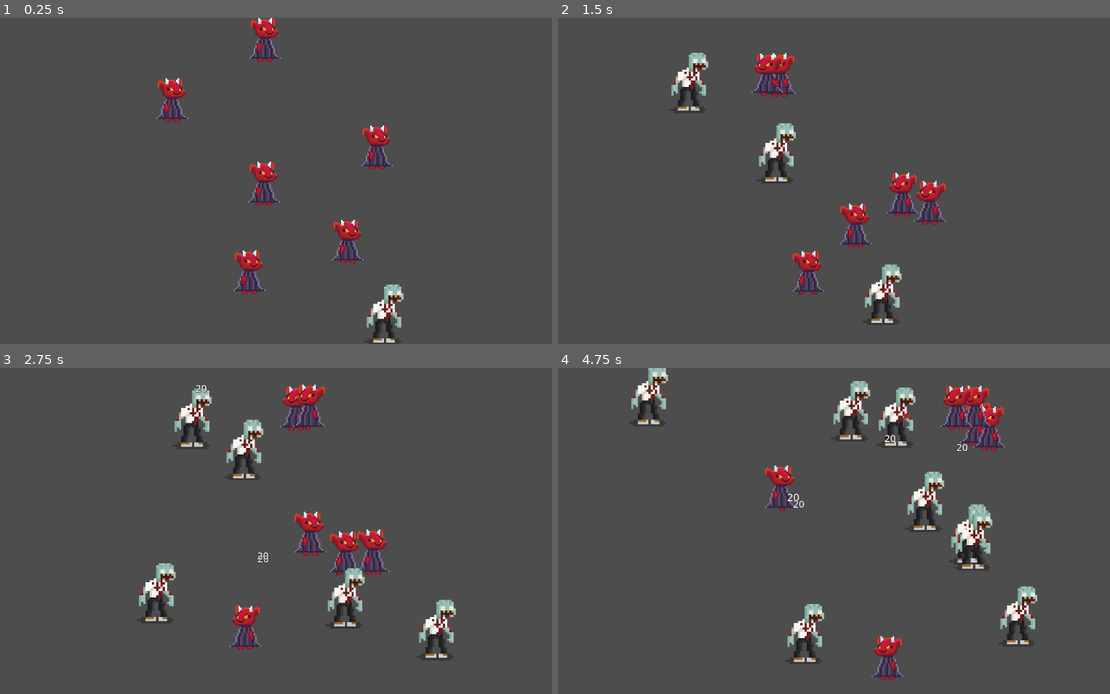
Above: before the commit, frames 1-4 (two rows, left to right).
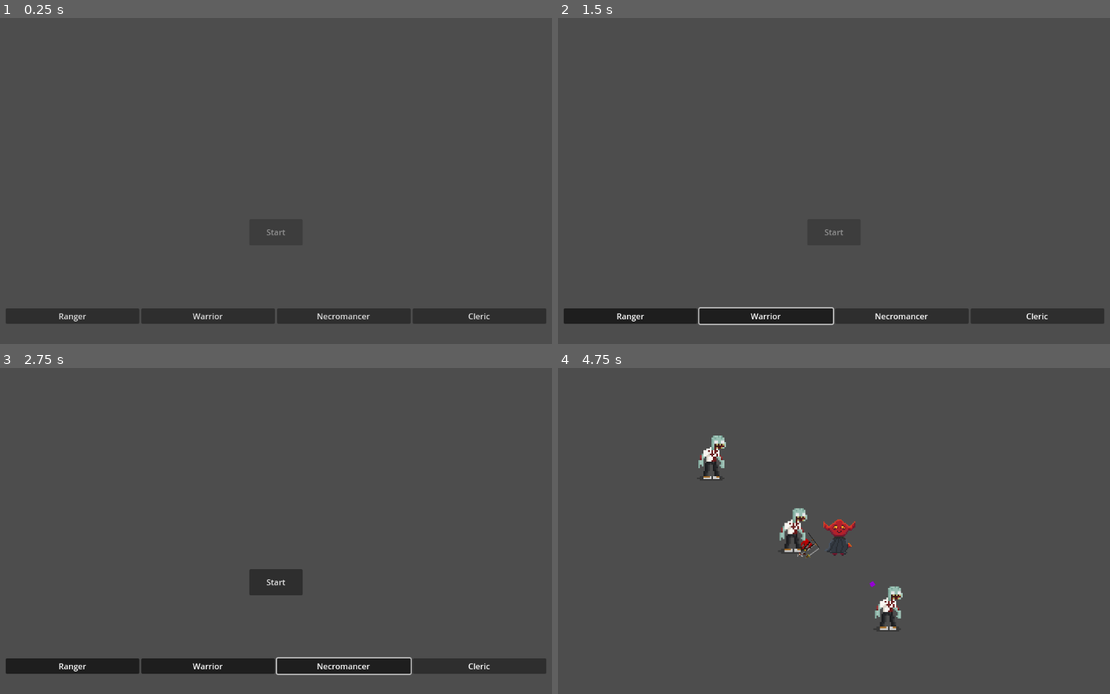
Above: after the commit, the same moments.

Repository: AlexYud/team-roguelike
Game: Godot game, scene res://Scenes/lobby.tscn
Same seed, same stepped clock (60 frames per second), same inputs: the game is played once before the commit and once after it. Before the commit the project starts from res://main.tscn.
Inputs (mouse positions are in pixels of both pictures, inside the frame that each line leads up to):
- Up to frame 1 (0.25 s): no input
- Up to frame 2 (1.5 s): click (629, 314) at 0.5 s, where only the run after the commit has a clickable "Ranger"; click (767, 314) at 1.25 s, where only the run after the commit has a clickable "Warrior"
- Up to frame 3 (2.75 s): click (342, 664) at 2 s, where only the run after the commit has a clickable "Necromancer"
- Up to frame 4 (4.75 s): click (1038, 664) at 2.75 s, where only the run after the commit has a clickable "Cleric"; click (834, 583) at 3.5 s, where only the run after the commit has a clickable "Start"

The runs differ from the first frame. In frame 1, 7.4% of the frame differs, in the area x 1-99%, y 0-100%; in frame 2, 8.8%; in frame 3, 11%, in the area x 1-99%, y 5-95%; in frame 4, 8.5%.

Commit message:
add lobby scene

Diff:
--- /dev/null
+++ b/team-roguelike/Scenes/lobby.tscn
@@ -0,0 +1,73 @@
+[gd_scene load_steps=2 format=3 uid="uid://6ys403tupbpn"]
+
+[ext_resource type="Script" uid="uid://c8yk4nioip0nm" path="res://Scripts/lobby.gd" id="1_nvaej"]
+
+[node name="Lobby" type="Control"]
+layout_mode = 3
+anchors_preset = 15
+anchor_right = 1.0
+anchor_bottom = 1.0
+grow_horizontal = 2
+grow_vertical = 2
+script = ExtResource("1_nvaej")
+
+[node name="MarginContainer" type="MarginContainer" parent="."]
+layout_mode = 1
+anchors_preset = 15
+anchor_right = 1.0
+anchor_bottom = 1.0
+grow_horizontal = 2
+grow_vertical = 2
+theme_override_constants/margin_left = 40
+theme_override_constants/margin_top = 40
+theme_override_constants/margin_right = 40
+theme_override_constants/margin_bottom = 40
+
+[node name="CharacterGrid" type="GridContainer" parent="MarginContainer"]
+layout_mode = 2
+columns = 4
+
+[node name="RangerButton" type="Button" parent="MarginContainer/CharacterGrid"]
+layout_mode = 2
+size_flags_horizontal = 7
+size_flags_vertical = 10
+toggle_mode = true
+text = "Ranger
+"
+
+[node name="WarriorButton" type="Button" parent="MarginContainer/CharacterGrid"]
+layout_mode = 2
+size_flags_horizontal = 7
+size_flags_vertical = 10
+toggle_mode = true
+text = "Warrior"
+
+[node name="NecromancerButton" type="Button" parent="MarginContainer/CharacterGrid"]
+layout_mode = 2
+size_flags_horizontal = 7
+size_flags_vertical = 10
+toggle_mode = true
+text = "Necromancer"
+
+[node name="ClericButton" type="Button" parent="MarginContainer/CharacterGrid"]
+layout_mode = 2
+size_flags_horizontal = 7
+size_flags_vertical = 10
+toggle_mode = true
+text = "Cleric"
+
+[node name="StartRun" type="Button" parent="."]
+layout_mode = 1
+anchors_preset = 7
+anchor_left = 0.5
+anchor_top = 1.0
+anchor_right = 0.5
+anchor_bottom = 1.0
+offset_left = -53.0
+offset_top = -248.0
+offset_right = 53.0
+offset_bottom = -196.0
+grow_horizontal = 2
+grow_vertical = 0
+disabled = true
+text = "Start"
--- /dev/null
+++ b/team-roguelike/Scripts/global.gd
@@ -0,0 +1,3 @@
+extends Node
+
+var selected_characters: Array[String] = []
--- /dev/null
+++ b/team-roguelike/Scripts/lobby.gd
@@ -0,0 +1,31 @@
+extends Control
+
+@onready var character_grid = $MarginContainer/CharacterGrid
+@onready var start_button = $StartRun
+
+var selected_characters: Array[String] = []
+
+func _ready():
+	for button in character_grid.get_children():
+		button.connect("pressed", Callable(self, "_on_character_pressed").bind(button.text))
+	start_button.connect("pressed", Callable(self, "_on_start_run_pressed"))
+	start_button.disabled = true
+
+
+func _on_character_pressed(character_name: String):
+	if character_name in selected_characters:
+		selected_characters.erase(character_name)
+	elif selected_characters.size() < 3:
+		selected_characters.append(character_name)
+
+	for button in character_grid.get_children():
+		if button.text in selected_characters:
+			button.add_theme_color_override("font_color", Color(0,1,0))
+		else:
+			button.add_theme_color_override("font_color", Color(1,1,1))
+
+	start_button.disabled = selected_characters.size() != 3
+
+func _on_start_run_pressed():
+	Global.selected_characters = selected_characters.duplicate()
+	get_tree().change_scene_to_file("res://Scenes/main.tscn")
--- a/team-roguelike/Scripts/main.gd
+++ b/team-roguelike/Scripts/main.gd
@@ -10,32 +10,43 @@
 var spawn_timer: float = 0.0
 var event_timer: float = 0.0
 var characters: Array = []
-
-# Event state
 var current_event: String = "none"
 var event_time_remaining: float = 0.0
 var spawn_rate_modifier: float = 1.0
 var damage_modifier: float = 1.0
-
-# UI
 var event_label: Label
 var event_background: ColorRect
+@onready var spawn_points = $SpawnPoints.get_children() if has_node("SpawnPoints") else []
 
 func _ready():
+	spawn_selected_characters()
 	characters = get_tree().get_nodes_in_group("characters")
 	event_timer = event_check_interval
 	setup_ui()
 
+func spawn_selected_characters():
+	var i = 0
+	for char_name in Global.selected_characters:
+		var path = "res://Scenes/Characters/%s.tscn" % char_name
+		var char_scene = load(path)
+		if char_scene:
+			var character = char_scene.instantiate()
+			if i < spawn_points.size():
+				character.position = spawn_points[i].position
+			else:
+				character.position = Vector2((i - 1) * 150, 0)
+			add_child(character)
+			i += 1
+		else:
+			push_error("Could not load character scene: " + path)
+
 func setup_ui():
-	# Create background panel
 	event_background = ColorRect.new()
 	event_background.size = Vector2(600, 80)
 	event_background.position = Vector2(-300, -350)
 	event_background.color = Color(0, 0, 0, 0.7)
 	event_background.visible = false
 	add_child(event_background)
-
-	# Create event label
 	event_label = Label.new()
 	event_label.position = Vector2(-290, -340)
 	event_label.size = Vector2(580, 60)
@@ -52,50 +63,39 @@
 	spawn_timer -= delta
 	event_timer -= delta
 	event_time_remaining -= delta
-
-	# Spawn enemies
 	if spawn_timer <= 0:
 		spawn_timer = spawn_rate * spawn_rate_modifier
 		spawn_enemy()
-
-	# Check for new events
 	if event_timer <= 0 and current_event == "none":
 		event_timer = event_check_interval
 		check_for_event()
-
-	# Update active event
 	if current_event != "none":
 		update_event(delta)
 		update_event_ui()
-
 		if event_time_remaining <= 0:
 			end_event()
 
 func check_for_event():
 	var chance = randf()
-
 	if chance < 0.25:
 		start_meteor_shower()
 	elif chance < 0.5:
 		start_blood_moon()
 	elif chance < 0.75:
 		start_divine_blessing()
-	# 25% chance of no event
 
 func start_meteor_shower():
 	current_event = "meteor_shower"
 	event_time_remaining = meteor_shower_duration
-	spawn_rate_modifier = 0.6  # Slower spawns during meteors
-
+	spawn_rate_modifier = 0.6
 	show_event_announcement("☄️ METEOR SHOWER ☄️", Color.ORANGE)
 	create_screen_flash(Color.ORANGE)
 
 func start_blood_moon():
 	current_event = "blood_moon"
 	event_time_remaining = blood_moon_duration
-	spawn_rate_modifier = 0.4  # Much faster spawns
-	damage_modifier = 1.5  # Enemies deal more damage
-
+	spawn_rate_modifier = 0.4
+	damage_modifier = 1.5
 	show_event_announcement("🌙 BLOOD MOON RISES 🌙", Color.DARK_RED)
 	create_screen_flash(Color.RED)
 	apply_blood_moon_effect()
@@ -103,7 +103,6 @@
 func start_divine_blessing():
 	current_event = "blessing"
 	event_time_remaining = blessing_duration
-
 	show_event_announcement("✨ DIVINE BLESSING ✨", Color.GOLD)
 	create_screen_flash(Color.GOLD)
 	heal_all_characters(30)
@@ -118,21 +117,12 @@
 
 func spawn_meteor():
 	var meteor = Meteor.new()
-
-	# Random position above screen
 	var spawn_x = randf_range(-400, 400)
 	meteor.start_position = Vector2(spawn_x, -350)
-
-	# Random target on screen
-	meteor.target_position = Vector2(
-		randf_range(-350, 350),
-		randf_range(-250, 250)
-	)
-
+	meteor.target_position = Vector2(randf_range(-350, 350), randf_range(-250, 250))
 	add_child(meteor)
 
 func apply_blood_moon_effect():
-	# Make all enemies glow red
 	var enemies = get_tree().get_nodes_in_group("enemies")
 	for enemy in enemies:
 		if is_instance_valid(enemy) and enemy.has_node("Sprite2D"):
@@ -140,7 +130,6 @@
 			sprite.modulate = Color.RED * 1.3
 
 func update_blood_moon_visuals():
-	# Pulse red effect
 	var pulse = (sin(Time.get_ticks_msec() * 0.003) + 1.0) * 0.5
 	event_background.color = Color(0.3 + pulse * 0.2, 0, 0, 0.5)
 
@@ -152,8 +141,6 @@
 				character.heal(amount)
 			elif "health" in character:
 				character.health += amount
-
-			# Spawn heal number
 			spawn_heal_effect(character.global_position, amount)
 			create_blessing_particles(character.global_position)
 
@@ -166,7 +153,6 @@
 	heal_label.add_theme_color_override("font_color", Color.GREEN)
 	heal_label.add_theme_color_override("font_outline_color", Color.DARK_GREEN)
 	heal_label.add_theme_constant_override("outline_size", 3)
-
 	var tween = create_tween()
 	tween.tween_property(heal_label, "position:y", heal_label.position.y - 60, 1.5)
 	tween.parallel().tween_property(heal_label, "modulate:a", 0.0, 1.5)
@@ -180,10 +166,8 @@
 		particle.texture = ImageTexture.create_from_image(img)
 		add_child(particle)
 		particle.global_position = pos
-
 		var angle = (TAU / 8) * i
 		var end_pos = pos + Vector2(cos(angle), sin(angle)) * 60
-
 		var tween = create_tween()
 		tween.tween_property(particle, "global_position", end_pos, 0.8)
 		tween.parallel().tween_property(particle, "modulate:a", 0.0, 0.8)
@@ -192,18 +176,15 @@
 func end_event():
 	match current_event:
 		"blood_moon":
-			# Reset enemy colors
 			var enemies = get_tree().get_nodes_in_group("enemies")
 			for enemy in enemies:
 				if is_instance_valid(enemy) and enemy.has_node("Sprite2D"):
 					var sprite = enemy.get_node("Sprite2D")
 					sprite.modulate = Color.RED
-
 	current_event = "none"
 	spawn_rate_modifier = 1.0
 	damage_modifier = 1.0
 	event_timer = event_check_interval
-
 	event_label.visible = false
 	event_background.visible = false
 
@@ -213,8 +194,6 @@
 	event_label.visible = true
 	event_background.visible = true
 	event_background.color = Color(0, 0, 0, 0.7)
-
-	# Pulse animation
 	event_label.scale = Vector2(0.5, 0.5)
 	var tween = create_tween()
 	tween.tween_property(event_label, "scale", Vector2(1.3, 1.3), 0.3)
@@ -237,7 +216,6 @@
 	flash.color = color
 	flash.color.a = 0.0
 	add_child(flash)
-
 	var tween = create_tween()
 	tween.tween_property(flash, "color:a", 0.4, 0.2)
 	tween.tween_property(flash, "color:a", 0.0, 0.3)
@@ -247,20 +225,14 @@
 	if enemy_scene == null:
 		push_error("Enemy scene is not assigned!")
 		return
-
 	var enemy = enemy_scene.instantiate()
 	add_child(enemy)
 	enemy.position = Vector2(randf_range(-400, 400), randf_range(-300, 300))
-
-	# Apply blood moon modifier if active
 	if current_event == "blood_moon" and "damage" in enemy:
 		enemy.damage = int(enemy.damage * damage_modifier)
 		if enemy.has_node("Sprite2D"):
 			enemy.get_node("Sprite2D").modulate = Color.RED * 1.3
-
-	# Update characters list
 	characters = get_tree().get_nodes_in_group("characters")
-
 	if characters.size() > 0:
 		enemy.target = characters[randi() % characters.size()]
 
@@ -275,29 +247,20 @@
 
 	func _ready():
 		global_position = start_position
-
-		# Create meteor visual
 		sprite = Sprite2D.new()
 		add_child(sprite)
 		var img = Image.create(16, 16, false, Image.FORMAT_RGBA8)
 		img.fill(Color.ORANGE)
 		sprite.texture = ImageTexture.create_from_image(img)
-
-		# Point toward target
 		look_at(target_position)
 
 	func _process(delta):
-		# Move toward target
 		var direction = (target_position - global_position).normalized()
 		global_position += direction * speed * delta
-
-		# Spawn trail
 		trail_timer -= delta
 		if trail_timer <= 0:
 			trail_timer = 0.05
 			spawn_trail()
-
-		# Check if reached target
 		if global_position.distance_to(target_position) < 20:
 			explode()
 
@@ -308,13 +271,11 @@
 		trail.texture = ImageTexture.create_from_image(img)
 		get_parent().add_child(trail)
 		trail.global_position = global_position
-
 		var tween = create_tween()
 		tween.tween_property(trail, "modulate:a", 0.0, 0.5)
 		tween.tween_callback(trail.queue_free)
 
 	func explode():
-		# Create explosion effect
 		for i in range(20):
 			var particle = Sprite2D.new()
 			var img = Image.create(10, 10, false, Image.FORMAT_RGBA8)
@@ -322,16 +283,12 @@
 			particle.texture = ImageTexture.create_from_image(img)
 			get_parent().add_child(particle)
 			particle.global_position = global_position
-
 			var angle = (TAU / 20) * i
 			var end_pos = global_position + Vector2(cos(angle), sin(angle)) * explosion_radius
-
 			var tween = create_tween()
 			tween.tween_property(particle, "global_position", end_pos, 0.5)
 			tween.parallel().tween_property(particle, "modulate:a", 0.0, 0.5)
 			tween.tween_callback(particle.queue_free)
-
-		# Damage enemies in radius
 		var enemies = get_tree().get_nodes_in_group("enemies")
 		for enemy in enemies:
 			if is_instance_valid(enemy):
@@ -339,5 +296,4 @@
 				if distance <= explosion_radius:
 					if enemy.has_method("take_damage"):
 						enemy.take_damage(damage)
-
 		queue_free()
--- a/team-roguelike/project.godot
+++ b/team-roguelike/project.godot
@@ -11,9 +11,13 @@
 [application]
 
 config/name="TeamRoguelike"
-run/main_scene="uid://cs5btsbrq3o7i"
+run/main_scene="uid://6ys403tupbpn"
 config/features=PackedStringArray("4.5", "GL Compatibility")
 config/icon="res://Assets/icon.svg"
+
+[autoload]
+
+Global="*res://Scripts/global.gd"
 
 [rendering]
 
Renamed: team-roguelike/Scenes/cleric.tscn -> team-roguelike/Scenes/Characters/cleric.tscn
Renamed: team-roguelike/Scenes/necromancer.tscn -> team-roguelike/Scenes/Characters/necromancer.tscn
Renamed: team-roguelike/Scenes/ranger.tscn -> team-roguelike/Scenes/Characters/ranger.tscn
Renamed: team-roguelike/Scenes/warrior.tscn -> team-roguelike/Scenes/Characters/warrior.tscn
Not shown, added: team-roguelike/Scripts/global.gd.uid
Not shown, added: team-roguelike/Scripts/lobby.gd.uid
